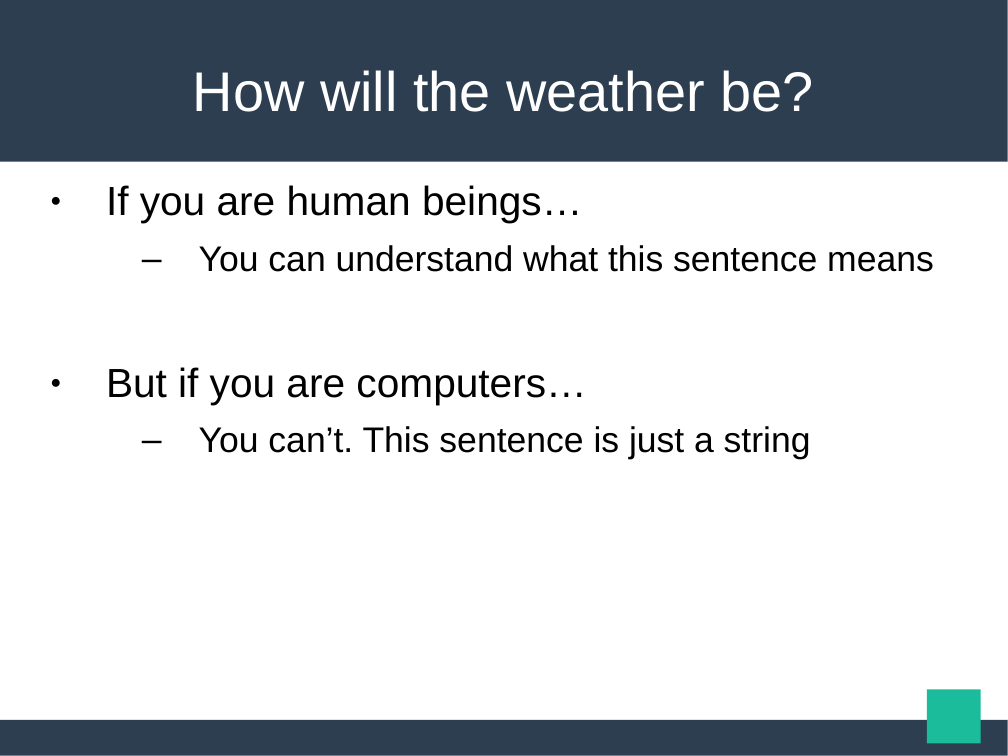
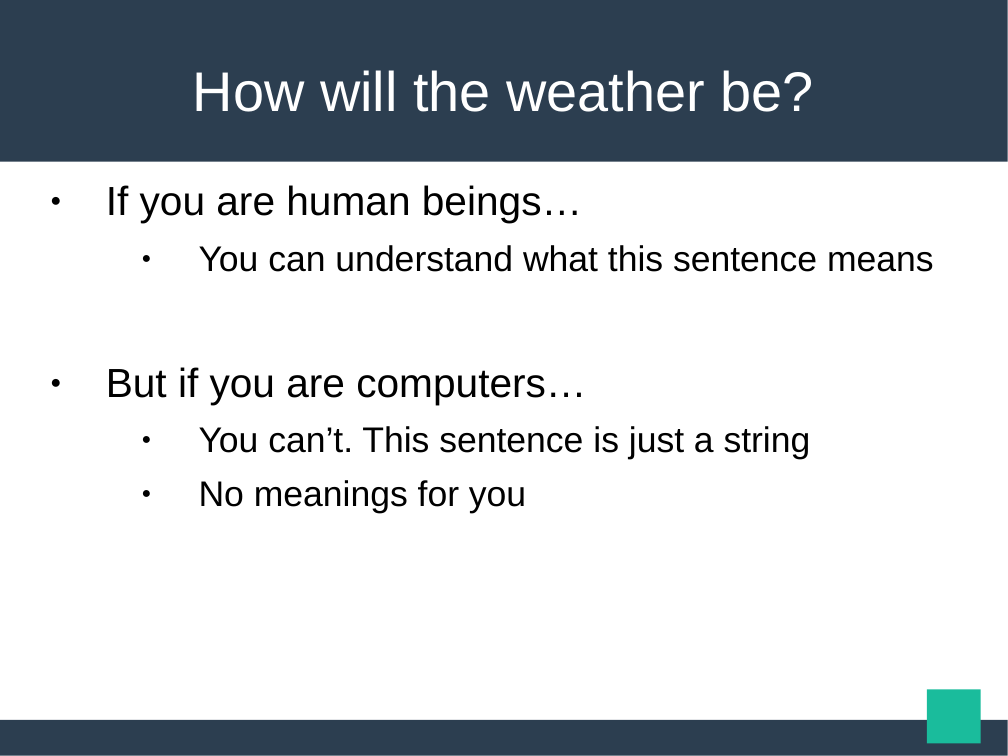
Before and after one commit to maekawatoshiki/neural-machine-translation-demo, a slide deck: slide 3 of NY_slide.ppt. Drawn at 1008x756 pixels with LibreOffice and Linux fonts; fonts in the diff are those of the drawing. Boxes give left, top, right and bottom in pixels: in the first picture for what was removed or moved away, otherwise in the second. Text is boxed around its words. In the diff, an @@ line names an element or a change of style, - is before the commit and + after.

```diff
--- a/NY_slide.ppt
+++ b/NY_slide.ppt
@@ text at (106,185,934,459): bullet – to ● @@
@@ text at (199,480,526,513): paragraph added @@
+  ● No meanings for you
```
Also in this commit, not shown: 1 other slide changed, 1 slide added, 5 other files.
